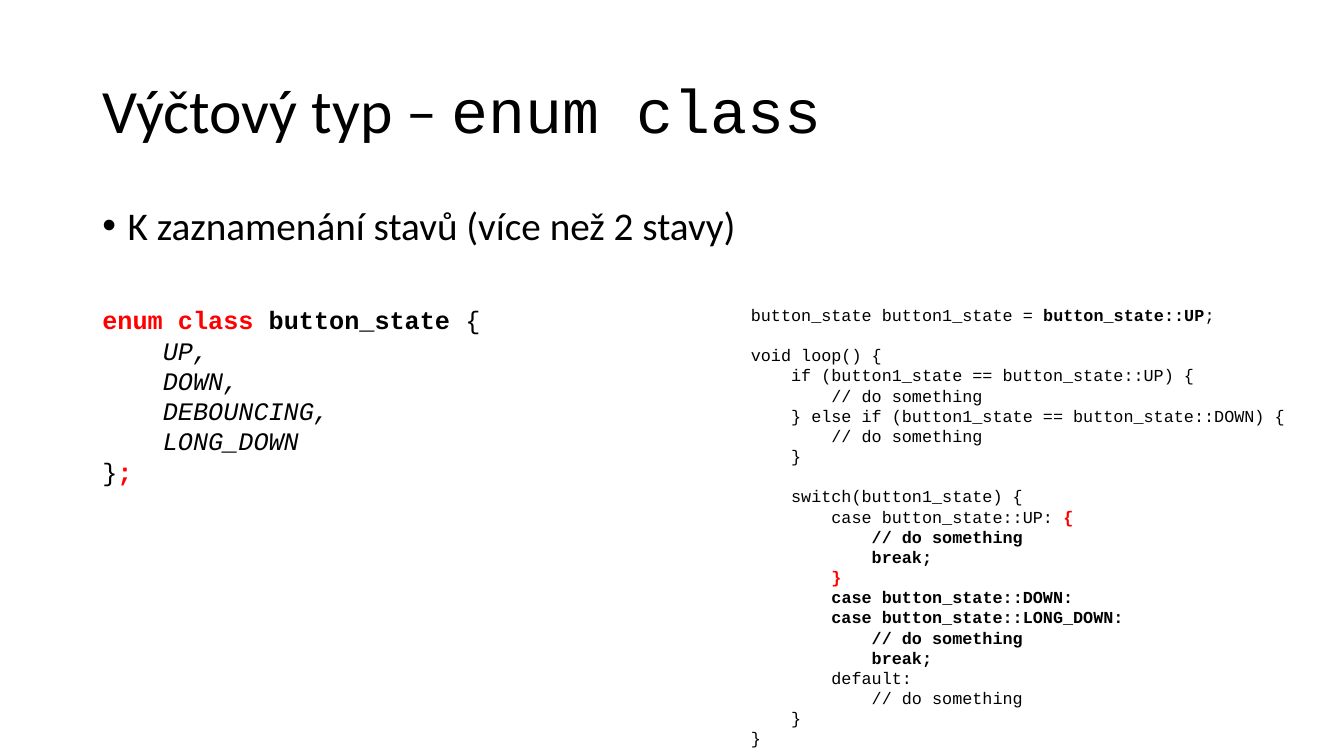
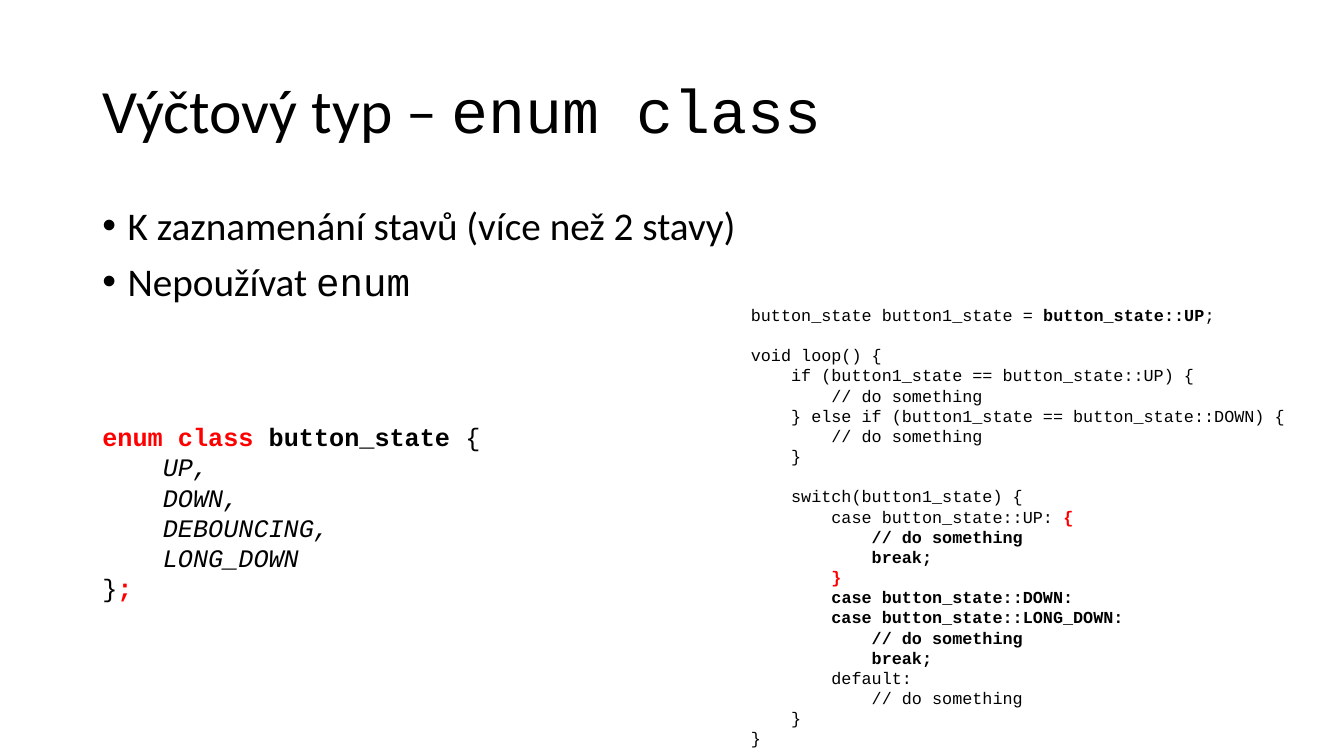
Before and after one commit to fan1x/fan1x.github.io, a slide deck: slide 3 of data/2020-21/cs/tf-cs-04a.pptx. Drawn at 1344x756 pixels with LibreOffice and Linux fonts; fonts in the diff are those of the drawing. Boxes give left, top, right and bottom in pixels: in the first picture for what was removed or moved away, otherwise in the second. Text is boxed around its words. In the diff, an @@ line names an element or a change of style, - is before the commit and + after.

```diff
--- a/data/2020-21/cs/tf-cs-04a.pptx
+++ b/data/2020-21/cs/tf-cs-04a.pptx
@@ text at (128, 269, 410, 303): paragraph added @@
+• Nepoužívat enum
@@ text "enum class button_state { UP, ...": place and size @@
-text "enum class button_state { UP, ..." at (102, 311, 450, 453)
+text "enum class button_state { UP, ..." at (102, 428, 450, 570)
```
Also in this commit, not shown: 2 slides added, 2 other files.
